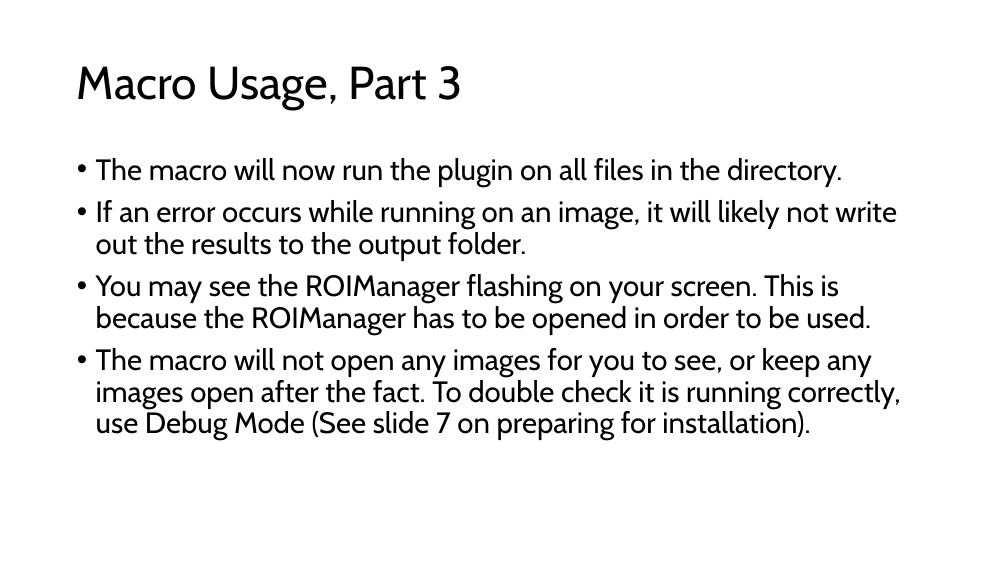
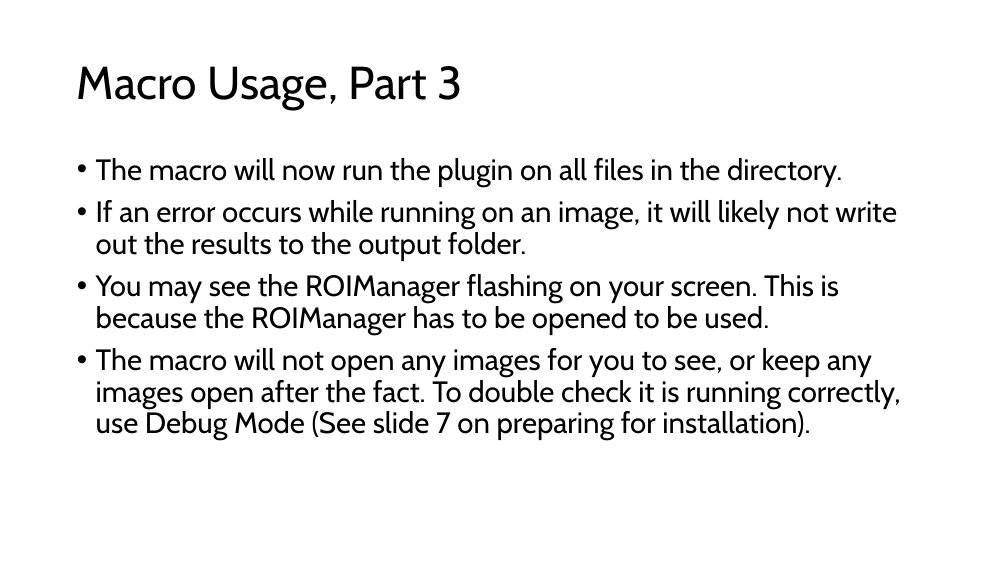
Before and after one commit to SkylerHeininger/Adipolabeler, a slide deck: slide 19 of Adipocyte Auto-Labeler.pptx. Drawn at 1008x567 pixels with LibreOffice and Linux fonts; fonts in the diff are those of the drawing. Boxes give left, top, right and bottom in pixels: in the first picture for what was removed or moved away, otherwise in the second. Text is boxed around its words. In the diff, an @@ line names an element or a change of style, - is before the commit and + after.

```diff
--- a/Adipocyte Auto-Labeler.pptx
+++ b/Adipocyte Auto-Labeler.pptx
@@ text at (x1=96, y1=274, x2=839, y2=335): text changed @@
-• You may see the ROIManager flashing on your screen. This is because the ROIManager has to be opened in order to be used.
+• You may see the ROIManager flashing on your screen. This is because the ROIManager has to be opened to be used.
```
Also in this commit, not shown: 4 other slides changed.
